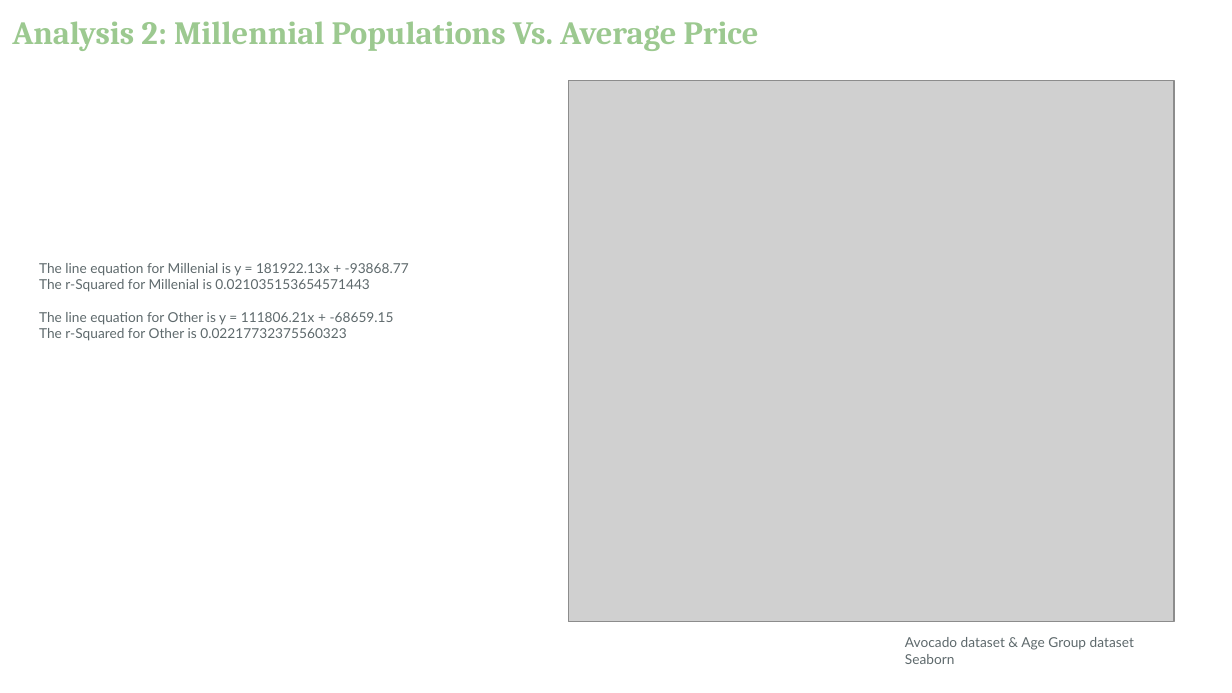
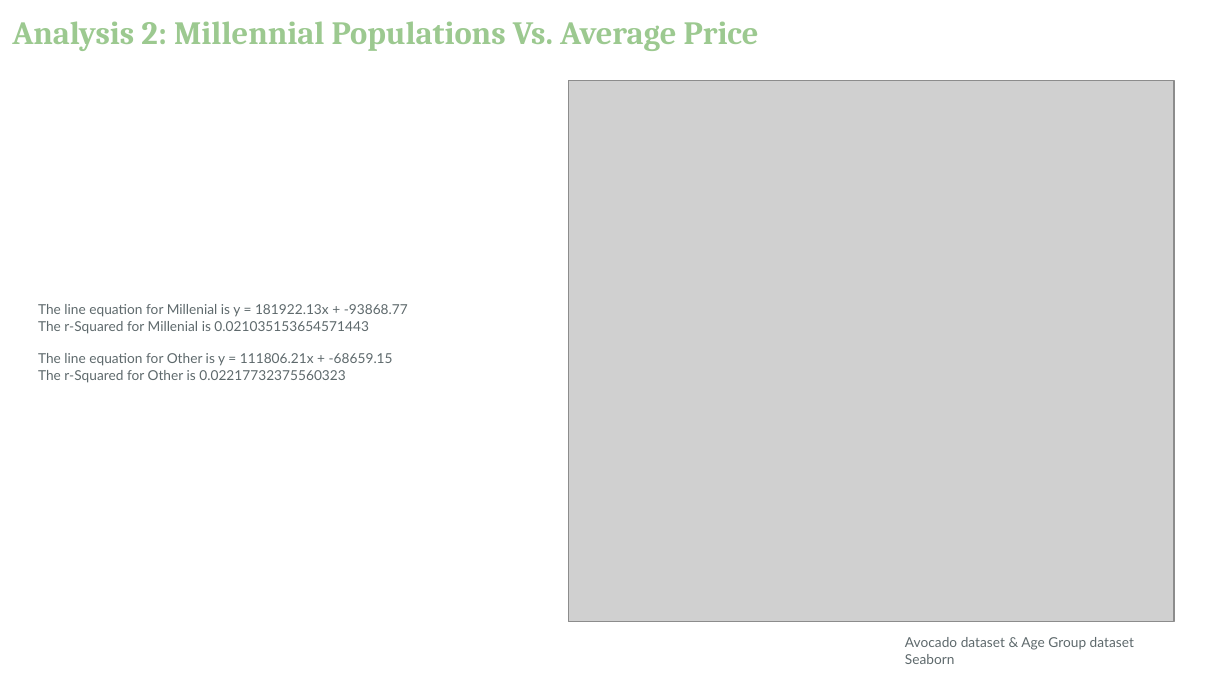
Before and after one commit to lauragtz/project_one, a slide deck: slide 14 of Avocado Presentation.pptx. Drawn at 1232x693 pixels with LibreOffice and Linux fonts; fonts in the diff are those of the drawing; grey boxes stand for pictures. Boxes give left, top, right and bottom in pixels: in the first picture for what was removed or moved away, otherwise in the second. Text is boxed around its words. In the diff, an @@ line names an element or a change of style, - is before the commit and + after.

```diff
--- a/Avocado Presentation.pptx
+++ b/Avocado Presentation.pptx
@@ text "The line equation for Millenial ...": place and size @@
-text "The line equation for Millenial ..." at box(39, 263, 409, 341)
+text "The line equation for Millenial ..." at box(38, 304, 408, 383)
```
Also in this commit, not shown: 6 other slides changed, 1 slide added, 8 other files.
